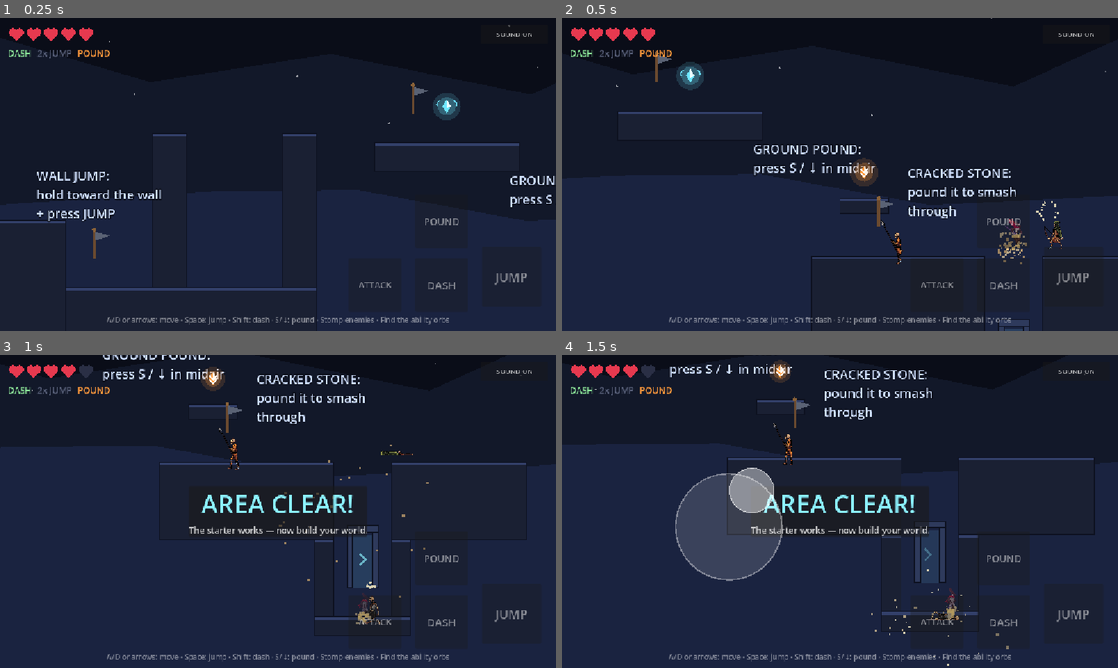
Above: before the commit, frames 1-4 (two rows, left to right).
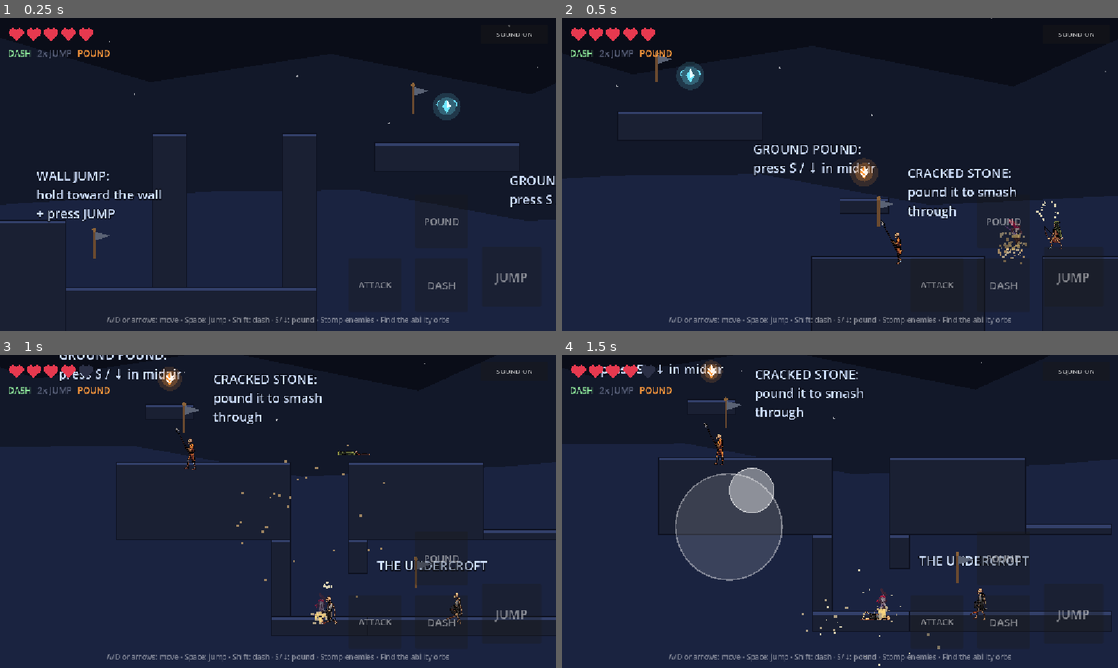
Above: after the commit, the same moments.

Repository: OuterHeavenX/godot-metroidvania-starter
Game: Godot game, scene res://tests/runners/run_pound.tscn
Same seed, same stepped clock (60 frames per second), same inputs: the game is played once before the commit and once after it. This scene is started directly instead of the project's main scene.
Inputs (mouse positions are in pixels of both pictures, inside the frame that each line leads up to):
- Up to frame 1 (0.25 s): no input
- Up to frame 2 (0.5 s): no input
- Up to frame 3 (1 s): tap S (pound) at 0.5, 0.8 s; move the mouse to (400, 495) at 0.52 s; hold D (move_right) from 0.53 s (still down); tap J (attack) at 0.6 s; click (400, 495) at 0.67 s; tap Space (jump) at 0.77 s
- Up to frame 4 (1.5 s): tap Space (jump) at 1.07 s; release D (move_right) at 1.25 s; tap S (pound) at 1.25 s; drag from (728, 527) to (795, 417) at 1.27 s

Frame 1 is identical in both runs. In frame 2, 0.2% of the frame differs, in the area x 78-85%, y 96-100%; in frame 3, 7.7%, in the area x 3-100%, y 0-90%; in frame 4, 7.2%.
Error before the commit: Invalid access to property or key 'global_position' on a base object of type 'Nil'. (res://tests/pound_test.gd:77)
Error after the commit: Invalid access to property or key 'global_position' on a base object of type 'Nil'. (res://tests/pound_test.gd:86)

Commit message:
Add the Undercroft: a second half gated behind ground pound
The cracked span used to drop straight into a sealed room holding the goal,
so ground pound unlocked one jump and the run ended. The vault basement now
opens east into a new region and the goal moves to the end of it, which makes
the pound ability open a whole half of the level instead of a door.

The run: a tunnel east out of the basement, a 200px pit jump, a wall-jump
chimney 360px tall, a ledge climb over the hall, and a second cracked span
above the goal vault. Seven new skeletons, four new checkpoints, three hints.
It is all data in the existing const arrays, so no new scenes.

Geometry was sized against the player's real movement rather than by eye.
tools/recover/jumpsim.py replays _physics_process to get the jump arc: a
single jump peaks at 157px and carries 286px, a double peaks at 298px. Every
hop lands at or under 70% of the available reach, and the new geometry was
checked for overlaps against the existing level before being written.

Paper maths is not proof, so tests/undercroft_test.gd drives the player
through the region against real collision: out through the new doorway, up
the chimney by wall jumping, across all five hops, then a pound through the
final span into the vault. It passes, and the chimney needs two wall jumps.

Two existing tests asserted level content rather than behaviour and broke on
the new encounters: pound_test required exactly one cracked slab in the whole
level, and skeleton_test required exactly four skeletons of fixed kinds. Both
now assert what they actually mean -- pound_test tracks the specific slab it
pounds and checks only that one was destroyed, skeleton_test requires every
kind to be present and every spawned skeleton to have a known kind -- so
future encounters can be added without editing them.

Also worth recording, since it cost a debugging pass: a freed Object compares
equal to null in Godot 4, so "it existed" and "it is gone" cannot share one
assertion. The first draft of that check could never have passed.

Co-Authored-By: Claude Opus 5 <noreply@anthropic.com>
Claude-Session: https://claude.ai/code/session_013yZuMsb7eCfvafe9efr3m9

Diff:
--- a/src/levels/level_01.gd
+++ b/src/levels/level_01.gd
@@ -24,13 +24,30 @@
 	Rect2(3240, 0, 280, 160),
 	Rect2(2820, -120, 100, 32),
 	Rect2(3080, 160, 40, 160),
-	Rect2(3240, 160, 40, 160),
+	Rect2(3240, 160, 40, 70),
 	Rect2(3080, 320, 200, 40),
+
+	# --- The Undercroft: opened up by pounding the cracked span above ---
+	Rect2(3280, 320, 420, 40),
+	Rect2(3520, 140, 180, 20),
+	Rect2(3900, 320, 660, 40),
+	Rect2(4150, -40, 70, 360),
+	Rect2(4420, -40, 70, 360),
+	Rect2(4620, -100, 220, 30),
+	Rect2(4980, -220, 130, 26),
+	Rect2(5240, -340, 130, 26),
+	Rect2(5500, -460, 130, 26),
+	Rect2(5630, -460, 420, 160),
+	Rect2(6150, -460, 300, 160),
+	Rect2(6010, -300, 40, 160),
+	Rect2(6150, -300, 40, 160),
+	Rect2(6010, -140, 180, 40),
 ]
 
 
 const CRACKED: Array = [
 	Rect2(3112, -30, 136, 30),
+	Rect2(6050, -490, 100, 30),
 ]
 
 const ENEMIES: Array = [
@@ -38,12 +55,24 @@
 	[Vector2(2950, -60), "spearman"],
 	[Vector2(3250, -60), "archer"],
 	[Vector2(3150, 260), "warrior"],
-]
-const CHECKPOINTS: Array = [Vector2(1780, -60), Vector2(2440, -360), Vector2(2900, -60)]
+
+	# --- The Undercroft ---
+	[Vector2(3520, 260), "warrior"],
+	[Vector2(4000, 260), "spearman"],
+	[Vector2(4320, 260), "warrior"],
+	[Vector2(4760, -160), "archer"],
+	[Vector2(5800, -520), "warrior"],
+	[Vector2(5960, -520), "spearman"],
+	[Vector2(6300, -520), "archer"],
+]
+const CHECKPOINTS: Array = [
+	Vector2(1780, -60), Vector2(2440, -360), Vector2(2900, -60),
+	Vector2(3380, 260), Vector2(3960, 260), Vector2(4660, -160), Vector2(5700, -520),
+]
 const ORB_POS := Vector2(2510, -380)
 const POUND_ORB_POS := Vector2(2870, -180)
 const POUND_ORB_TINT := Color("ff9a3c")
-const GOAL_POS := Vector2(3180, 260)
+const GOAL_POS := Vector2(6100, -200)
 const KILL_Y := 500.0
 
 var player: MVPlayer
@@ -60,7 +89,7 @@
 	hud = $HUD
 	var cam: Camera2D = player.get_node("Camera2D")
 	cam.limit_left = -40
-	cam.limit_right = 3560
+	cam.limit_right = 6520
 	cam.limit_top = -760
 	cam.limit_bottom = 420
 	player.health_changed.connect(hud.set_hearts)
@@ -198,6 +227,10 @@
 	_make_hint("GROUND POUND:\npress S / ↓ in midair", Vector2(2640, -240))
 	_make_hint("CRACKED STONE:\npound it to smash\nthrough", Vector2(2960, -190))
 
+	_make_hint("THE UNDERCROFT", Vector2(3300, 196))
+	_make_hint("WALL JUMP the shaft\nto climb out", Vector2(3900, 60))
+	_make_hint("One more cracked span\nstands between you\nand the way out", Vector2(5660, -600))
+
 
 func _spawn_actors() -> void:
 	for entry in ENEMIES:
--- a/tests/pound_test.gd
+++ b/tests/pound_test.gd
@@ -6,6 +6,8 @@
 var victim: Node = null
 var failures: Array[String] = []
 var _pound_armed := false
+var _slab_count := 0
+var _target_slab: Node = null
 var _pound_ok := false
 var _crush_armed := false
 var _crush_ok := false
@@ -53,8 +55,14 @@
 		player = get_tree().get_nodes_in_group("player")[0]
 		check(player != null, "player found")
 		check(not bool(player.get("has_ground_pound")), "pound locked before orb")
-		check(get_tree().get_nodes_in_group("cracked").size() == 1,
-			"one cracked slab in the level")
+		# Track the slab this test actually pounds rather than the level-wide
+		# count, so adding cracked stone elsewhere does not break the test.
+		_slab_count = get_tree().get_nodes_in_group("cracked").size()
+		check(_slab_count >= 1, "level has cracked stone (%d slabs)" % _slab_count)
+		for c in get_tree().get_nodes_in_group("cracked"):
+			if absf((c as Node2D).global_position.x - 3180.0) < 120.0:
+				_target_slab = c
+		check(_target_slab != null, "found the slab above the vault")
 		drop(Vector2(3180, -200))
 		press_action("pound")
 	if frame == 8:
@@ -72,8 +80,9 @@
 	if frame == 24:
 		check(_pound_ok, "pound starts midair")
 	if frame == 40:
-		check(get_tree().get_nodes_in_group("cracked").size() == 0,
-			"slab smashed by the pound")
+		check(not is_instance_valid(_target_slab), "slab smashed by the pound")
+		check(get_tree().get_nodes_in_group("cracked").size() == _slab_count - 1,
+			"only the pounded slab was destroyed")
 	if player.global_position.y > 200.0:
 		_chamber_ok = true
 	if frame == 95:
--- /dev/null
+++ b/tests/runners/run_undercroft.tscn
@@ -0,0 +1,11 @@
+[gd_scene load_steps=3 format=3]
+
+[ext_resource type="PackedScene" uid="uid://clevel01main" path="res://src/levels/level_01.tscn" id="1_lvl"]
+[ext_resource type="Script" path="res://tests/undercroft_test.gd" id="2_test"]
+
+[node name="TestRoot" type="Node"]
+
+[node name="Level" parent="." instance=ExtResource("1_lvl")]
+
+[node name="Test" type="Node" parent="."]
+script = ExtResource("2_test")
--- a/tests/skeleton_test.gd
+++ b/tests/skeleton_test.gd
@@ -34,7 +34,9 @@
 		saw_arrow = true
 	if phase == 0 and frames > 90:
 		skels = get_tree().get_nodes_in_group("enemy")
-		check(skels.size() == 4, "4 skeletons spawned (got %d)" % skels.size())
+		# Counts are level content, not behaviour: assert every kind is present
+		# and well-formed so new encounters can be added without editing this.
+		check(skels.size() >= 4, "skeletons spawned (%d)" % skels.size())
 		var kinds: Array = []
 		for s in skels:
 			kinds.append(s.kind)
@@ -42,9 +44,15 @@
 				warrior = s
 			if s.kind == "archer":
 				archer = s
-		check(kinds.count("warrior") == 2, "2 warriors")
-		check(kinds.count("spearman") == 1, "1 spearman")
-		check(kinds.count("archer") == 1, "1 archer")
+		check(kinds.count("warrior") >= 1, "warriors present (%d)" % kinds.count("warrior"))
+		check(kinds.count("spearman") >= 1, "spearmen present (%d)" % kinds.count("spearman"))
+		check(kinds.count("archer") >= 1, "archers present (%d)" % kinds.count("archer"))
+		var known := ["warrior", "spearman", "archer"]
+		var unknown: Array = []
+		for k in kinds:
+			if not known.has(k):
+				unknown.append(k)
+		check(unknown.is_empty(), "every skeleton has a known kind, got %s" % str(unknown))
 		for s in skels:
 			var spr: AnimatedSprite2D = s.get_node("Visual/Sprite")
 			var fr: SpriteFrames = spr.sprite_frames
--- /dev/null
+++ b/tests/undercroft_test.gd
@@ -0,0 +1,195 @@
+extends Node
+
+## Drives the player through every jump in the Undercroft against real
+## collision, so the new geometry is proven traversable rather than merely
+## arithmetically plausible.
+##
+## Jump is held until the player starts falling: releasing early trips the
+## variable-height jump cut and would not reproduce the intended arc.
+
+# label, stand-at, press-jump-at-x, landing x range, landing platform top
+const HOPS: Array = [
+	["corridor -> chimney hall", Vector2(3460, 298), 3690.0, 3900.0, 4560.0, 320.0],
+	["chimney top -> archer ledge", Vector2(4435, -62), 4482.0, 4620.0, 4840.0, -100.0],
+	["archer ledge -> ledge 1", Vector2(4650, -122), 4832.0, 4980.0, 5110.0, -220.0],
+	["ledge 1 -> ledge 2", Vector2(4995, -242), 5102.0, 5240.0, 5370.0, -340.0],
+	["ledge 2 -> ledge 3", Vector2(5255, -362), 5362.0, 5500.0, 5630.0, -460.0],
+]
+
+var player: Node = null
+var failures: Array[String] = []
+var hop := -1
+var phase := 0
+var t := 0
+var doorway_x := 0.0
+var slab: Node = null
+var slab_found := false
+var climb_dir := 1.0
+var climb_cd := 0
+var climb_best := 0.0
+var wall_jumps := 0
+
+
+func check(cond: bool, label: String) -> void:
+	if cond:
+		print("  ok   ", label)
+	else:
+		failures.append(label)
+		print("  FAIL ", label)
+
+
+func act(action: String, down: bool) -> void:
+	var ev := InputEventAction.new()
+	ev.action = action
+	ev.pressed = down
+	Input.parse_input_event(ev)
+
+
+func place(pos: Vector2) -> void:
+	player.global_position = pos
+	player.velocity = Vector2.ZERO
+
+
+func _physics_process(_delta: float) -> void:
+	t += 1
+	if player == null:
+		if t < 4:
+			return
+		player = get_tree().get_first_node_in_group("player")
+		check(player != null, "player exists")
+		if player == null:
+			_finish()
+			return
+		player.call("gain_ability", "double_jump")
+		player.call("gain_ability", "ground_pound")
+		# Walk east out of the vault-drop basement through the new doorway.
+		place(Vector2(3180, 298))
+		act("move_right", true)
+		phase = 100
+		t = 0
+		return
+
+	if phase == 100:
+		doorway_x = maxf(doorway_x, player.global_position.x)
+		if t > 130:
+			act("move_right", false)
+			check(doorway_x > 3480.0,
+				"walked through the basement doorway (reached x=%.0f)" % doorway_x)
+			# Drop into the chimney and climb it by wall jumping.
+			place(Vector2(4300, 298))
+			climb_best = 298.0
+			climb_dir = 1.0
+			act("move_right", true)
+			phase = 200
+			t = 0
+		return
+
+	if phase == 200:
+		climb_cd -= 1
+		climb_best = minf(climb_best, player.global_position.y)
+		if player.is_on_floor() and climb_cd <= 0:
+			act("jump", false)
+			act("jump", true)
+			climb_cd = 8
+		elif player.call("is_on_wall_only") and climb_cd <= 0:
+			act("jump", false)
+			act("jump", true)
+			wall_jumps += 1
+			climb_cd = 10
+			climb_dir = -climb_dir
+			act("move_right", climb_dir > 0.0)
+			act("move_left", climb_dir < 0.0)
+		if t > 420 or climb_best <= -62.0:
+			act("jump", false)
+			act("move_right", false)
+			act("move_left", false)
+			check(climb_best <= -40.0,
+				"wall-jumped up the chimney (reached y=%.0f after %d wall jumps)"
+					% [climb_best, wall_jumps])
+			hop = 0
+			phase = 0
+			t = 0
+		return
+
+	if hop >= 0 and hop < HOPS.size():
+		var h: Array = HOPS[hop]
+		if phase == 0:
+			place(h[1])
+			act("jump", false)
+			act("move_right", true)
+			phase = 1
+			t = 0
+		elif phase == 1:
+			if player.is_on_floor() and player.global_position.x >= float(h[2]):
+				act("jump", true)
+				phase = 2
+				t = 0
+			elif t > 150:
+				check(false, "%s: never reached takeoff" % h[0])
+				_next_hop()
+		elif phase == 2:
+			if player.velocity.y > 0.0:
+				act("jump", false)      # hold through the rise, release at apex
+				phase = 3
+				t = 0
+			elif t > 90:
+				check(false, "%s: never left the ground" % h[0])
+				_next_hop()
+		elif phase == 3:
+			if player.is_on_floor():
+				var p: Vector2 = player.global_position
+				var want_y: float = float(h[5]) - 22.0
+				var ok: bool = p.x >= float(h[3]) and p.x <= float(h[4]) and absf(p.y - want_y) < 16.0
+				check(ok, "%s (landed x=%.0f y=%.0f, wanted x in [%.0f,%.0f] y=%.0f)"
+					% [h[0], p.x, p.y, h[3], h[4], want_y])
+				_next_hop()
+			elif t > 220:
+				check(false, "%s: fell into the pit (x=%.0f y=%.0f)"
+					% [h[0], player.global_position.x, player.global_position.y])
+				_next_hop()
+		return
+
+	if hop == HOPS.size():
+		# Pound the second cracked span and drop into the goal vault.
+		if phase == 0:
+			for c in get_tree().get_nodes_in_group("cracked"):
+				if absf((c as Node2D).global_position.x - 6100.0) < 120.0:
+					slab = c
+					slab_found = true
+			check(slab_found, "cracked span sits above the goal vault")
+			act("move_right", false)
+			place(Vector2(6100, -620))
+			phase = 1
+			t = 0
+		elif phase == 1:
+			# is_on_floor() still reports the pre-teleport frame, and the pound
+			# is rejected while grounded, so let the airborne state settle first.
+			if t > 8:
+				act("pound", true)
+				phase = 2
+				t = 0
+		elif phase == 2:
+			if t > 200:
+				act("pound", false)
+				# A freed Object compares equal to null in Godot 4, so the
+				# "was it there" and "is it gone" checks cannot share a test.
+				check(slab_found and not is_instance_valid(slab),
+					"pounded through the span into the vault")
+				var p: Vector2 = player.global_position
+				check(p.y > -260.0, "player dropped into the vault (x=%.0f y=%.0f)" % [p.x, p.y])
+				_finish()
+		return
+
+
+func _next_hop() -> void:
+	hop += 1
+	phase = 0
+	t = 0
+
+
+func _finish() -> void:
+	if failures.is_empty():
+		print("UNDERCROFT TESTS ALL PASSED")
+	else:
+		print("UNDERCROFT TESTS: %d FAILURES -> %s" % [failures.size(), str(failures)])
+	get_tree().quit(1 if failures.size() > 0 else 0)
Not shown, changed: README.md
Not shown, changed: docs/index.html
Not shown, changed: docs/index.pck
